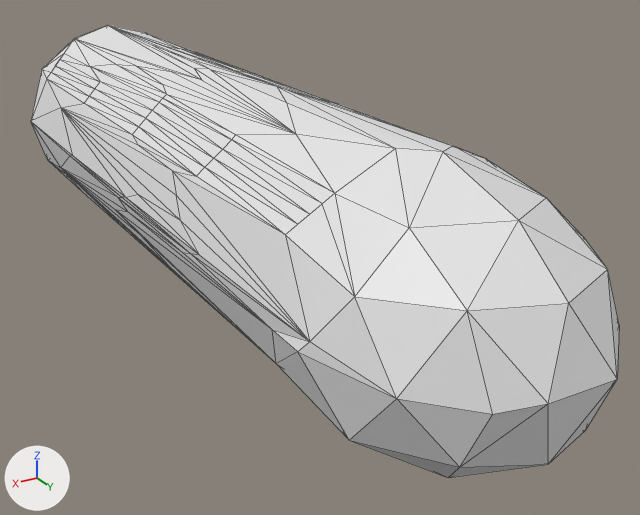
Renders of the glTF model maybraid/assets/characters/necks/basic_3_1.glb from each side of a commit.
Camera for both pictures: a 50 mm camera at (1.61, 1.97, 1.26) aimed at (-0.22, -1.08, -0.26). Arrows for +X, +Y and +Z are at lower left; the lights stay in place. The older version comes first. Mesh edges are drawn as thin lines. Vertices at exactly the same position are counted once.

The scene before the commit, as lines of its bpy script (objects in view):
```python
me_béziercurve = bpy.data.meshes.new('BézierCurve')
me_béziercurve.from_pydata(...)  # 236 vertices, 468 faces; spans x -0.5..0.5, y -3.31..0.61, z -0.48..0.5
ob_béziercurve = bpy.data.objects.new('BézierCurve', me_béziercurve)
ob_béziercurve.location = (0.0, 0.0, 0.0)
```
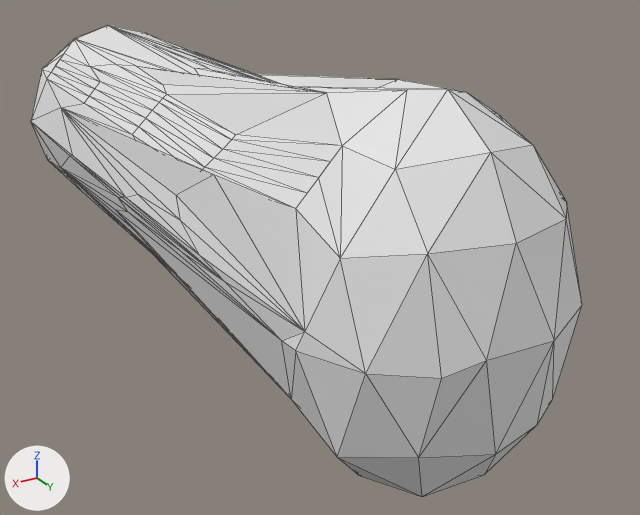
Boxes [x1, y1, x2, y2] around the edits, measured in the pictures (640 x 515 px; the box of a moved part takes in the faces that stretch with it):
'BézierCurve', reshaped (6% narrower)
    before: [31, 25, 619, 478]
    after: [31, 25, 582, 497]
part 1 of me_béziercurve, moved or reshaped
    before: [66, 66, 619, 478]
    after: [66, 66, 582, 497]

The change, as a list of edits to the scene's bpy script:
```text
Change me_béziercurve:
    used by ob_béziercurve; location = (0.0, 0.0, 0.0)
    remove me_béziercurve.from_pydata(...)  # 236 vertices, 468 faces; spans x -0.5..0.5, y -3.31..0.61, z -0.48..0.5
    add me_béziercurve.from_pydata(...)  # 236 vertices, 468 faces; spans x -0.5..0.5, y -3.31..0.38, z -0.66..0.69
    me_béziercurve part 1: 58 of the vertices in x -0.5..0.5, y -1.07..0.61, z -0.48..0.5 are scaled about the mesh origin by (1, 0.631, 1.38)
```
